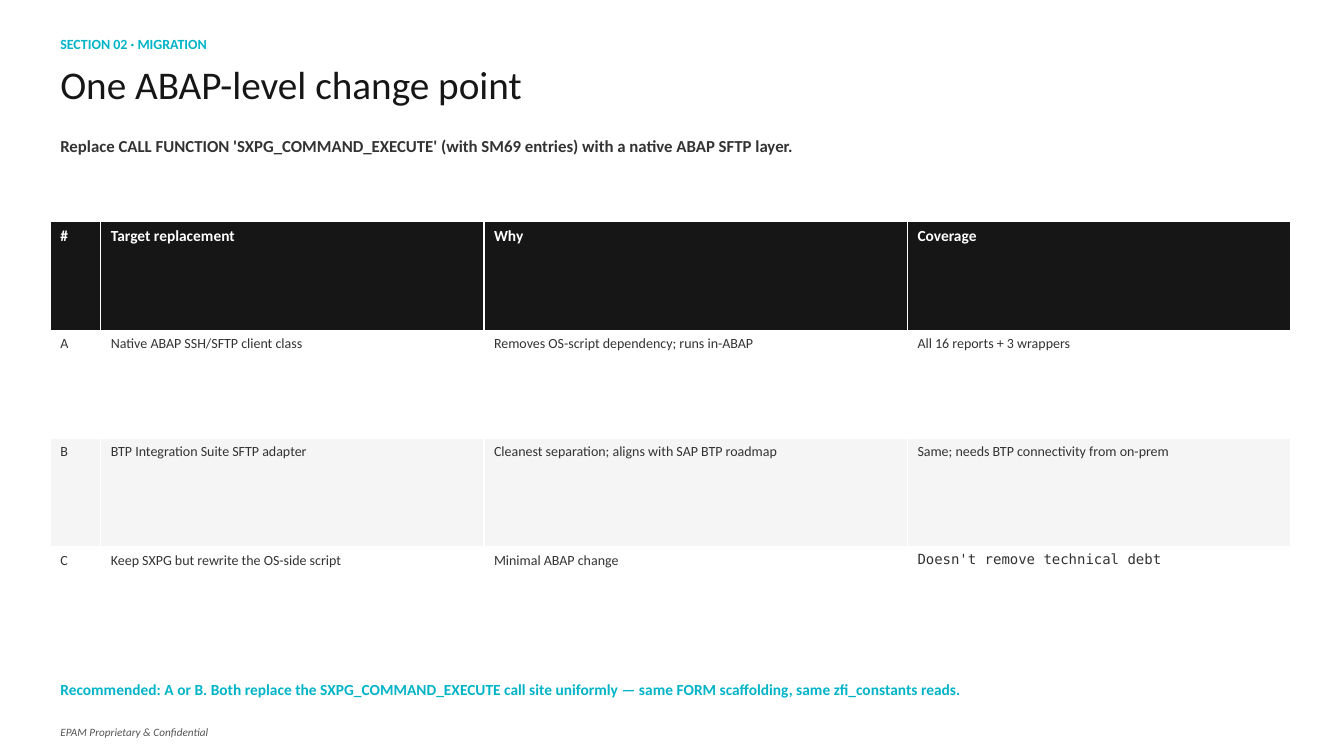
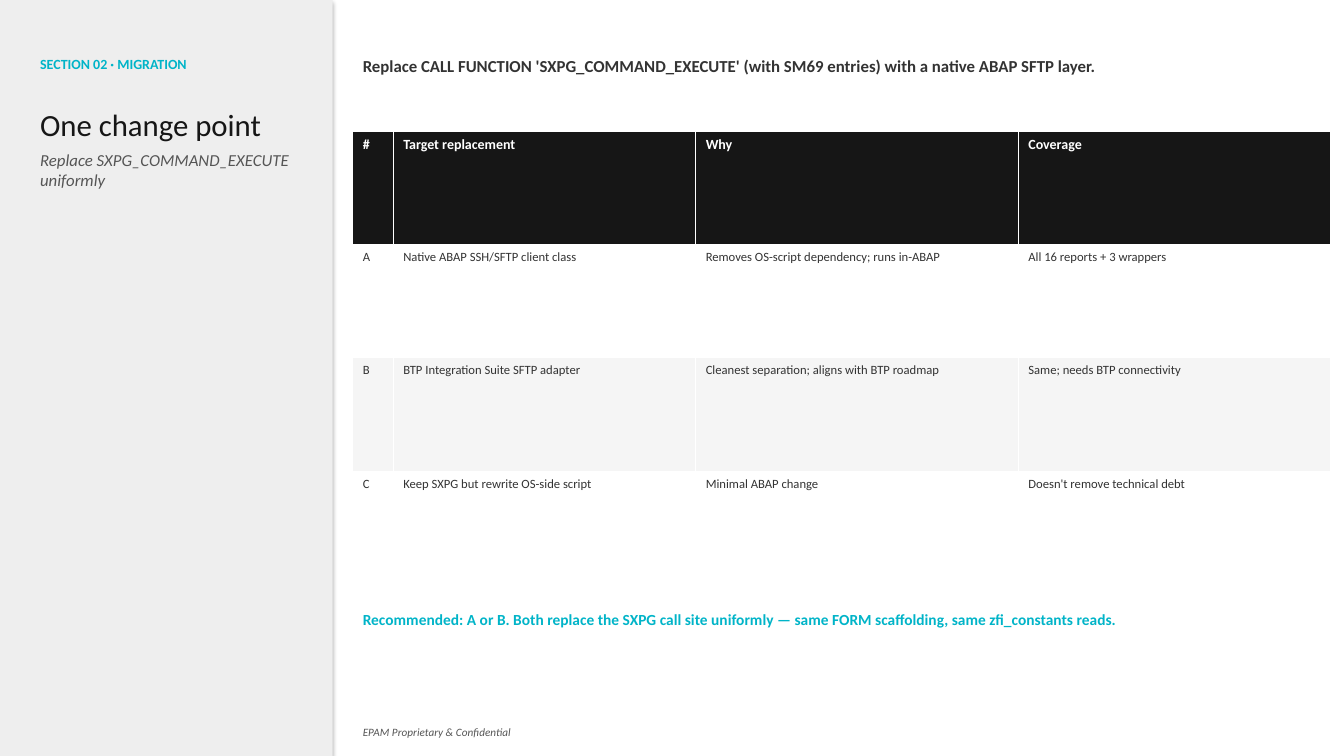
Before and after one commit to fr0ster/cloud-llm-hub, a slide deck: slide 9 of docs/tutorials/codebase-analysis/examples/report.pptx. Drawn at 1344x756 pixels with LibreOffice and Linux fonts; fonts in the diff are those of the drawing. Boxes give left, top, right and bottom in pixels: in the first picture for what was removed or moved away, otherwise in the second. Text is boxed around its words. In the diff, an @@ line names an element or a change of style, - is before the commit and + after.

```diff
--- a/docs/tutorials/codebase-analysis/examples/report.pptx
+++ b/docs/tutorials/codebase-analysis/examples/report.pptx
@@ rectangle added at box(0, 0, 333, 756), fill #EEEEEE @@
@@ text "SECTION 02 · MIGRATION": place and size @@
-text "SECTION 02 · MIGRATION" at box(60, 39, 207, 49)
+text "SECTION 02 · MIGRATION" at box(40, 60, 186, 69)
@@ text "Replace CALL FUNCTION 'SXPG_COMMAND_EXECUTE' (with ...": place and size @@
-text "Replace CALL FUNCTION 'SXPG_COMMAND_EXECUTE' (with ..." at box(60, 139, 792, 155)
+text "Replace CALL FUNCTION 'SXPG_COMMAND_EXECUTE' (with ..." at box(363, 59, 1095, 75)
@@ text removed at box(60, 71, 521, 106) @@
-One ABAP-level change point
@@ text added at box(40, 114, 289, 189), 12 pt, text #555555, italic @@
+One change point
+Replace SXPG_COMMAND_EXECUTE uniformly
@@ table at box(353, 131, 1331, 585) @@
-row 3, column 3: Cleanest separation; aligns with SAP BTP roadmap
+row 3, column 3: Cleanest separation; aligns with BTP roadmap
-row 3, column 4: Same; needs BTP connectivity from on-prem
+row 3, column 4: Same; needs BTP connectivity
-row 4, column 2: Keep SXPG but rewrite the OS-side script
+row 4, column 2: Keep SXPG but rewrite OS-side script
@@ size 11 to 10 pt in "#", "Target replacement", "Why", "Coverage" @@
@@ size 10 to 9 pt in "A", "Native ABAP SSH/SFTP client class", "Removes OS-script dependency; runs in-ABAP", "All 16 reports + 3 wrappers" and 5 more places @@
@@ font DejaVu Sans Mono to Calibri in "Doesn't remove technical debt" @@
@@ table: place and size @@
-table at box(50, 222, 1291, 655)
+table at box(353, 131, 1331, 585)
@@ text at box(363, 614, 1116, 628): text changed @@
-Recommended: A or B. Both replace the SXPG_COMMAND_EXECUTE call site uniformly — same FORM scaffolding, same zfi_constants reads.
+Recommended: A or B. Both replace the SXPG call site uniformly — same FORM scaffolding, same zfi_constants reads.
@@ text "EPAM Proprietary & Confidential": place and size @@
-text "EPAM Proprietary & Confidential" at box(60, 728, 208, 738)
+text "EPAM Proprietary & Confidential" at box(363, 728, 511, 738)
```
Also in this commit, not shown: 10 other slides changed, 21 other files.
